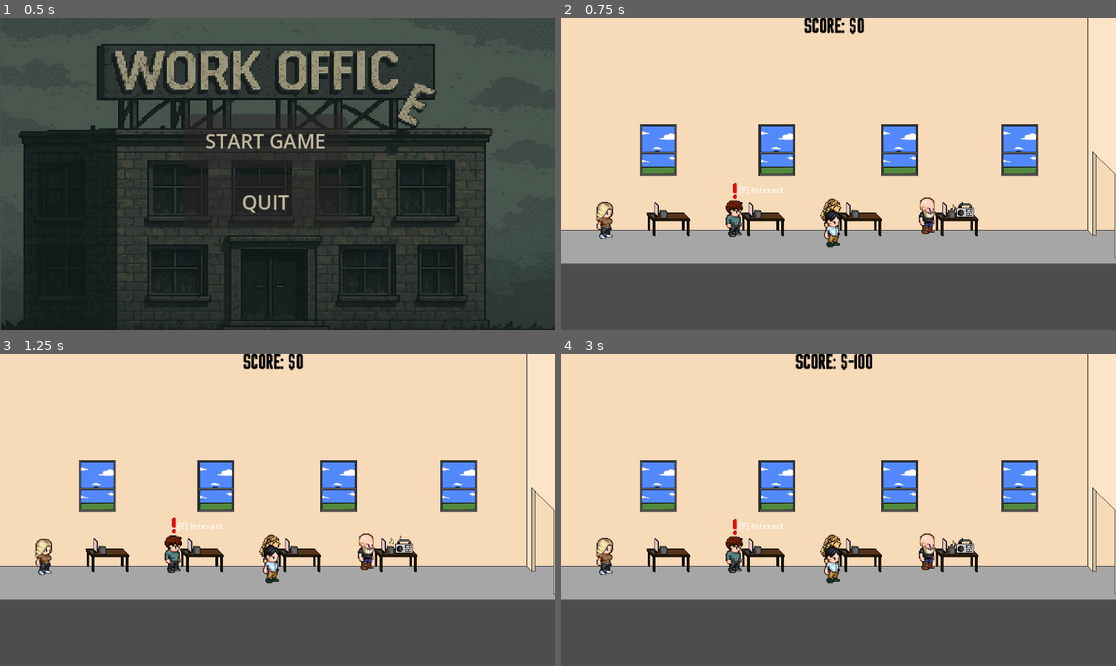
Above: before the commit, frames 1-4 (two rows, left to right).
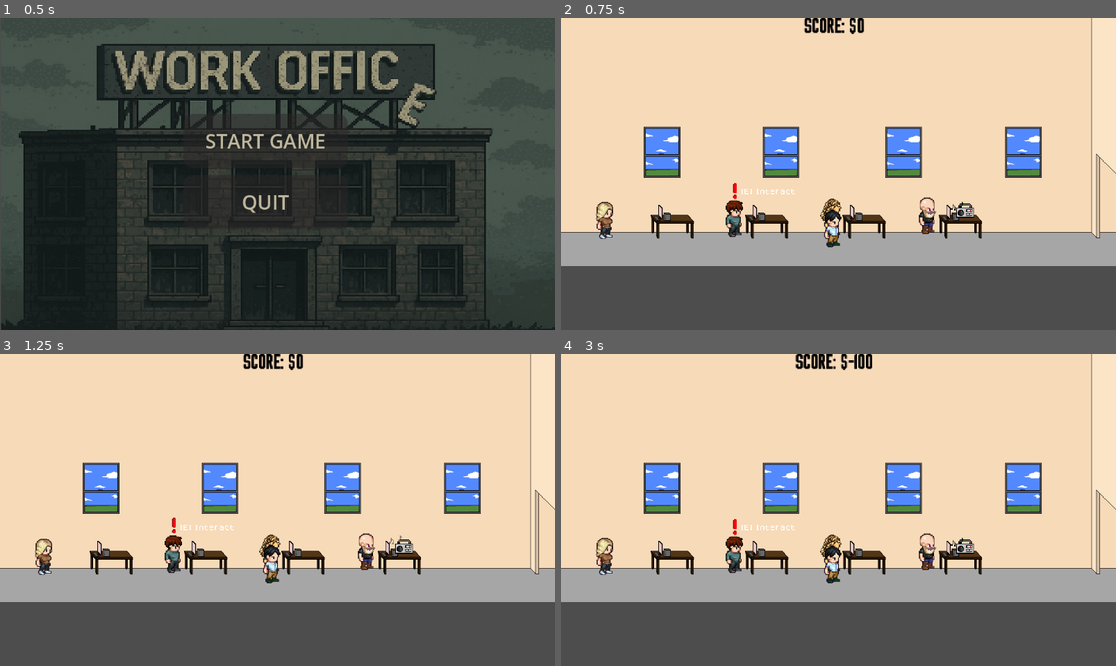
Above: after the commit, the same moments.

Repository: dmm04/Capstone-social-engineering-game-
Game: Godot game, scene res://Godot_Game_Files/main_menu.tscn
Two runs of this game, one before a commit and one after it. Both use one fixed random seed, a clock stepped at 60 frames per second and the inputs below. Sound files missing from this copy of the repository are replaced by a short silence.
Inputs (mouse positions are in pixels of both pictures, inside the frame that each line leads up to):
- Up to frame 1 (0.5 s): no input
- Up to frame 2 (0.75 s): click "START GAME" at 0.5 s
- Up to frame 3 (1.25 s): no input
- Up to frame 4 (3 s): tap Enter (ui_accept) at 1.25, 1.52 s; move the mouse to (960, 494) at 1.27 s; hold Right (ui_right) 1.28-2 s; tap E (interact) at 1.35 s; click (960, 494) at 1.42 s; click (694, 538) at 2 s; click "WRONG! Never trust an email a…" at 2.75 s

Frame 1 is identical in both runs. In frame 2, 6.9% of the frame differs, in the area x 0-100%, y 0-80%; in frame 3, 6.9%; in frame 4, 6.9%.

Commit message:
tried and failed to get stuff working.

Diff:
--- a/capstone/Godot_Game_Files/Assets/Buttons/!alert.gd
+++ b/capstone/Godot_Game_Files/Assets/Buttons/!alert.gd
@@ -6,25 +6,25 @@
 var player_in_area := false
 
 func _ready():
-	# Start the popup animation
-	sprite.play("float")
-	$AlertLabel.visible = false
+    # Start the popup animation
+    sprite.play("float")
+    $AlertLabel.visible = false
 
 
 # Must include delta parameter to match parent signature
 func _process(delta: float) -> void:
-	# Only check for interact press if player is in the area
-	if player_in_area and Input.is_action_just_pressed("interact"):
-		open_puzzle_scene()
+    # Only check for interact press if player is in the area
+    if player_in_area and Input.is_action_just_pressed("interact"):
+        open_puzzle_scene()
 
 func _on_body_entered(body):
-		player_in_area = true
-		message_label.visible = true
-		print("Body Entered")
+        player_in_area = true
+        message_label.visible = true
+        print("Body Entered")
 
 func _on_body_exited(body):
-		player_in_area = false
-		message_label.visible = false
+        player_in_area = false
+        message_label.visible = false
 
 func open_puzzle_scene():
-	get_tree().change_scene_to_file("res://Godot_Game_Files/Puzzles/emails/phising emails/phising_email.tscn")
+    get_tree().change_scene_to_file("res://Godot_Game_Files/Puzzles/emails/phising emails/phising_email.tscn")
--- a/capstone/Godot_Game_Files/Assets/Buttons/!alert.tscn
+++ b/capstone/Godot_Game_Files/Assets/Buttons/!alert.tscn
@@ -2,12 +2,7 @@
 
 [ext_resource type="Texture2D" uid="uid://5uxvwx0uubex" path="res://Godot_Game_Files/Assets/Buttons/AlertIcon.png" id="1_8hu5k"]
 [ext_resource type="Script" uid="uid://cnypm7dlt5b66" path="res://Godot_Game_Files/Assets/Buttons/!alert.gd" id="1_aovb1"]
-
-[sub_resource type="SystemFont" id="SystemFont_aovb1"]
-font_weight = 350
-subpixel_positioning = 0
-msdf_pixel_range = 14
-msdf_size = 45
+[ext_resource type="FontFile" uid="uid://b34psro2563xl" path="res://Godot_Game_Files/Assets/Fonts/dogicapixel.otf" id="2_7c81x"]
 
 [sub_resource type="AtlasTexture" id="AtlasTexture_tj4ug"]
 atlas = ExtResource("1_8hu5k")
@@ -95,19 +90,19 @@
 [sub_resource type="GDScript" id="GDScript_tj4ug"]
 
 [sub_resource type="RectangleShape2D" id="RectangleShape2D_yhow6"]
-size = Vector2(54, 67)
+size = Vector2(56, 67)
 
 [node name="Area2D" type="Area2D"]
 script = ExtResource("1_aovb1")
 
 [node name="AlertLabel" type="Label" parent="."]
 visible = false
-offset_left = 4.0
-offset_top = -10.0
-offset_right = 64.0
-offset_bottom = 7.0
-theme_override_fonts/font = SubResource("SystemFont_aovb1")
-theme_override_font_sizes/font_size = 11
+offset_left = 7.0
+offset_top = -4.0
+offset_right = 77.0
+offset_bottom = 8.0
+theme_override_fonts/font = ExtResource("2_7c81x")
+theme_override_font_sizes/font_size = 8
 text = "[E] Interact"
 
 [node name="AnimatedSprite2D" type="AnimatedSprite2D" parent="."]
@@ -117,5 +112,6 @@
 script = SubResource("GDScript_tj4ug")
 
 [node name="CollisionShape2D" type="CollisionShape2D" parent="."]
-position = Vector2(5, 41.5)
+visibility_layer = 2
+position = Vector2(0, 41.5)
 shape = SubResource("RectangleShape2D_yhow6")
--- /dev/null
+++ b/capstone/Godot_Game_Files/Assets/Buttons/alter2.tscn
@@ -0,0 +1,113 @@
+[gd_scene load_steps=16 format=3 uid="uid://chyoixyqe0874"]
+
+[ext_resource type="Script" uid="uid://v8c3y166rcrh" path="res://Godot_Game_Files/Assets/Buttons/alter_2.gd" id="1_8ev3w"]
+[ext_resource type="Texture2D" uid="uid://5uxvwx0uubex" path="res://Godot_Game_Files/Assets/Buttons/AlertIcon.png" id="2_2f42q"]
+[ext_resource type="FontFile" uid="uid://b34psro2563xl" path="res://Godot_Game_Files/Assets/Fonts/dogicapixel.otf" id="2_64gj6"]
+
+[sub_resource type="AtlasTexture" id="AtlasTexture_tj4ug"]
+atlas = ExtResource("2_2f42q")
+region = Rect2(128, 0, 32, 32)
+
+[sub_resource type="AtlasTexture" id="AtlasTexture_7c81x"]
+atlas = ExtResource("2_2f42q")
+region = Rect2(160, 0, 32, 32)
+
+[sub_resource type="AtlasTexture" id="AtlasTexture_c4y5v"]
+atlas = ExtResource("2_2f42q")
+region = Rect2(192, 0, 32, 32)
+
+[sub_resource type="AtlasTexture" id="AtlasTexture_8taj6"]
+atlas = ExtResource("2_2f42q")
+region = Rect2(224, 0, 32, 32)
+
+[sub_resource type="AtlasTexture" id="AtlasTexture_ypjit"]
+atlas = ExtResource("2_2f42q")
+region = Rect2(256, 0, 32, 32)
+
+[sub_resource type="AtlasTexture" id="AtlasTexture_eyky1"]
+atlas = ExtResource("2_2f42q")
+region = Rect2(0, 0, 32, 32)
+
+[sub_resource type="AtlasTexture" id="AtlasTexture_40nt5"]
+atlas = ExtResource("2_2f42q")
+region = Rect2(32, 0, 32, 32)
+
+[sub_resource type="AtlasTexture" id="AtlasTexture_tj5eq"]
+atlas = ExtResource("2_2f42q")
+region = Rect2(64, 0, 32, 32)
+
+[sub_resource type="AtlasTexture" id="AtlasTexture_5qbb8"]
+atlas = ExtResource("2_2f42q")
+region = Rect2(96, 0, 32, 32)
+
+[sub_resource type="AtlasTexture" id="AtlasTexture_24vtm"]
+atlas = ExtResource("2_2f42q")
+region = Rect2(128, 0, 32, 32)
+
+[sub_resource type="SpriteFrames" id="SpriteFrames_fjcxa"]
+animations = [{
+"frames": [{
+"duration": 1.0,
+"texture": SubResource("AtlasTexture_tj4ug")
+}, {
+"duration": 1.0,
+"texture": SubResource("AtlasTexture_7c81x")
+}, {
+"duration": 1.0,
+"texture": SubResource("AtlasTexture_c4y5v")
+}, {
+"duration": 1.0,
+"texture": SubResource("AtlasTexture_8taj6")
+}, {
+"duration": 1.0,
+"texture": SubResource("AtlasTexture_ypjit")
+}],
+"loop": true,
+"name": &"float",
+"speed": 4.0
+}, {
+"frames": [{
+"duration": 1.0,
+"texture": SubResource("AtlasTexture_eyky1")
+}, {
+"duration": 1.0,
+"texture": SubResource("AtlasTexture_40nt5")
+}, {
+"duration": 1.0,
+"texture": SubResource("AtlasTexture_tj5eq")
+}, {
+"duration": 1.0,
+"texture": SubResource("AtlasTexture_5qbb8")
+}, {
+"duration": 1.0,
+"texture": SubResource("AtlasTexture_24vtm")
+}],
+"loop": true,
+"name": &"pop",
+"speed": 10.0
+}]
+
+[sub_resource type="RectangleShape2D" id="RectangleShape2D_yhow6"]
+size = Vector2(111, 67)
+
+[node name="Area2D" type="Area2D"]
+script = ExtResource("1_8ev3w")
+
+[node name="AlertLabel" type="Label" parent="."]
+offset_left = 7.0
+offset_top = -5.0
+offset_right = 77.0
+offset_bottom = 12.0
+theme_override_fonts/font = ExtResource("2_64gj6")
+theme_override_font_sizes/font_size = 8
+text = "[E] Continue"
+
+[node name="AnimatedSprite2D" type="AnimatedSprite2D" parent="."]
+sprite_frames = SubResource("SpriteFrames_fjcxa")
+animation = &"float"
+frame_progress = 0.194332
+
+[node name="CollisionShape2D" type="CollisionShape2D" parent="."]
+visibility_layer = 2
+position = Vector2(-106.5, 41.5)
+shape = SubResource("RectangleShape2D_yhow6")
--- /dev/null
+++ b/capstone/Godot_Game_Files/Assets/Buttons/alter_2.gd
@@ -0,0 +1,28 @@
+extends Area2D
+
+@onready var sprite = $AnimatedSprite2D
+
+var player_in_area = false
+
+func _ready():
+	# Start the popup animation
+	sprite.play("float")
+	$AlertLabel.visible = false
+
+# Must include delta parameter to match parent signature
+func _process(delta: float) -> void:
+	# Only check for interact press if player is in the area
+	if player_in_area and Input.is_action_just_pressed("interact"):
+		open_puzzle_scene()
+
+func _on_body_entered(body):
+		player_in_area = true
+		$AlertLabel.visible = true
+		print("Body Entered")
+
+func _on_body_exited(body):
+		player_in_area = false
+		$AlertLabel.visible = false
+
+func open_puzzle_scene():
+	get_tree().change_scene_to_file("res://Godot_Game_Files/Puzzles/emails/phising emails/phising_email.tscn")
--- a/capstone/Godot_Game_Files/Assets/Characters/Player.gd
+++ b/capstone/Godot_Game_Files/Assets/Characters/Player.gd
@@ -0,0 +1,2 @@
+extends Node2D
+pass
--- a/capstone/Godot_Game_Files/Assets/Characters/Player.tscn
+++ b/capstone/Godot_Game_Files/Assets/Characters/Player.tscn
@@ -128,6 +128,8 @@
 script = ExtResource("1_0psd1")
 
 [node name="Camera2D" type="Camera2D" parent="CharacterBody2D"]
+visible = false
+visibility_layer = 2
 position = Vector2(8, -65)
 zoom = Vector2(1.615, 1.615)
 
@@ -135,6 +137,6 @@
 sprite_frames = SubResource("SpriteFrames_c6w2u")
 animation = &"Idle"
 
-[node name="CollisionShape2D" type="CollisionShape2D" parent="CharacterBody2D"]
+[node name="playercollision" type="CollisionShape2D" parent="CharacterBody2D"]
 position = Vector2(0, 22)
 shape = SubResource("CircleShape2D_8t6xr")
--- a/capstone/Godot_Game_Files/Assets/Characters/node_2d.tscn
+++ b/capstone/Godot_Game_Files/Assets/Characters/node_2d.tscn
@@ -1,6 +1,6 @@
 [gd_scene load_steps=6 format=3 uid="uid://cslssty13vqwr"]
 
-[ext_resource type="Script" uid="uid://qahgc2gwwllj" path="res://Godot_Game_Files/Assets/Characters/character_body_2d (2).gd" id="1_f1vmb"]
+[ext_resource type="Script" uid="uid://bpognu288fpnf" path="res://Godot_Game_Files/Assets/Characters/npc_idle.gd" id="1_f1vmb"]
 [ext_resource type="Texture2D" uid="uid://ccxds4e0q4q06" path="res://Godot_Game_Files/Assets/Characters/Worker-Emily.png" id="2_mihwq"]
 
 [sub_resource type="AtlasTexture" id="AtlasTexture_l7b8k"]
@@ -26,10 +26,8 @@
 }]
 
 [node name="NPC4" type="Node2D"]
-
-[node name="CharacterBody2D" type="CharacterBody2D" parent="."]
 script = ExtResource("1_f1vmb")
 
-[node name="AnimatedSprite2D" type="AnimatedSprite2D" parent="CharacterBody2D"]
+[node name="AnimatedSprite2D" type="AnimatedSprite2D" parent="."]
 sprite_frames = SubResource("SpriteFrames_76da8")
 animation = &"Idle"
--- a/capstone/Godot_Game_Files/Assets/Characters/npc_1.tscn
+++ b/capstone/Godot_Game_Files/Assets/Characters/npc_1.tscn
@@ -26,10 +26,8 @@
 }]
 
 [node name="NPC1" type="Node2D"]
-
-[node name="NPC Idle" type="CharacterBody2D" parent="."]
 script = ExtResource("1_1h3g3")
 
-[node name="AnimatedSprite2D" type="AnimatedSprite2D" parent="NPC Idle"]
+[node name="AnimatedSprite2D" type="AnimatedSprite2D" parent="."]
 sprite_frames = SubResource("SpriteFrames_hkx1b")
 animation = &"Idle"
--- a/capstone/Godot_Game_Files/Assets/Characters/npc_2.tscn
+++ b/capstone/Godot_Game_Files/Assets/Characters/npc_2.tscn
@@ -26,11 +26,8 @@
 }]
 
 [node name="Player" type="Node2D"]
-
-[node name="CharacterBody2D" type="CharacterBody2D" parent="."]
-collision_layer = 0
 script = ExtResource("1_nee3v")
 
-[node name="AnimatedSprite2D" type="AnimatedSprite2D" parent="CharacterBody2D"]
+[node name="AnimatedSprite2D" type="AnimatedSprite2D" parent="."]
 sprite_frames = SubResource("SpriteFrames_d4n5k")
 animation = &"Idle"
--- a/capstone/Godot_Game_Files/Assets/Characters/npc_3.tscn
+++ b/capstone/Godot_Game_Files/Assets/Characters/npc_3.tscn
@@ -26,11 +26,9 @@
 }]
 
 [node name="npc_3" type="Node2D"]
-
-[node name="CharacterBody2D" type="CharacterBody2D" parent="."]
 script = ExtResource("1_s5mj8")
 
-[node name="AnimatedSprite2D" type="AnimatedSprite2D" parent="CharacterBody2D"]
+[node name="AnimatedSprite2D" type="AnimatedSprite2D" parent="."]
 position = Vector2(3, 3)
 sprite_frames = SubResource("SpriteFrames_bs8cr")
 animation = &"Idle"
--- a/capstone/Godot_Game_Files/Assets/Characters/npc_boss.tscn
+++ b/capstone/Godot_Game_Files/Assets/Characters/npc_boss.tscn
@@ -1,6 +1,6 @@
 [gd_scene load_steps=6 format=3 uid="uid://nnlmyeh6m0oq"]
 
-[ext_resource type="Script" uid="uid://blbxsl3lugbfr" path="res://Godot_Game_Files/Assets/Characters/boss_character.gd" id="1_0ykxa"]
+[ext_resource type="Script" uid="uid://bpognu288fpnf" path="res://Godot_Game_Files/Assets/Characters/npc_idle.gd" id="1_0ykxa"]
 [ext_resource type="Texture2D" uid="uid://djd7vx6arbfkv" path="res://Godot_Game_Files/Assets/Characters/boss.png" id="1_cw1y4"]
 
 [sub_resource type="AtlasTexture" id="AtlasTexture_0ykxa"]
@@ -26,10 +26,8 @@
 }]
 
 [node name="NPC BOSS" type="Node2D"]
-
-[node name="Boss Character" type="CharacterBody2D" parent="."]
 script = ExtResource("1_0ykxa")
 
-[node name="AnimatedSprite2D" type="AnimatedSprite2D" parent="Boss Character"]
+[node name="AnimatedSprite2D" type="AnimatedSprite2D" parent="."]
 sprite_frames = SubResource("SpriteFrames_n6s87")
 animation = &"Idle"
--- a/capstone/Godot_Game_Files/Assets/Characters/npc_idle.gd
+++ b/capstone/Godot_Game_Files/Assets/Characters/npc_idle.gd
@@ -1,4 +1,4 @@
-extends CharacterBody2D
+extends Node2D
 
 @onready var anim_sprite: AnimatedSprite2D = $AnimatedSprite2D
 
--- a/capstone/Godot_Game_Files/Assets/Music_Sounds/Radio.tscn
+++ b/capstone/Godot_Game_Files/Assets/Music_Sounds/Radio.tscn
@@ -23,22 +23,15 @@
 	preload(\"res://Godot_Game_Files/Assets/Music_Sounds/song5.mp3\"),
 	preload(\"res://Godot_Game_Files/Assets/Music_Sounds/song7.mp3\")
 ]
-var num = [1,2,3,4,5,6,7]
-var current_index = num.pick_random()
+
+var current_index = randi() % songs.size()
 var is_on = true
 var player_near = false
-
-# --- Bop timer ---
-var bop_timer = 0.0
 
 func _ready():
 	randomize()
 	play_song(current_index)
 	player_audio.finished.connect(_on_song_finished)
-
-	# Area2D signals
-	area.body_entered.connect(_on_body_entered)
-	area.body_exited.connect(_on_body_exited)
 
 func play_song(index: int):
 	if is_on:
@@ -48,37 +41,6 @@
 func _on_song_finished():
 	current_index = randi() % songs.size()
 	play_song(current_index)
-
-# --- Input handling ---
-func _input(event):
-	if player_near and event.is_pressed():
-		if event.is_action_pressed(\"radio_skip\"):
-			skip_song()
-		elif event.is_action_pressed(\"radio_toggle\"):
-			toggle_radio()
-
-func skip_song():
-	if is_on:
-		current_index = randi() % songs.size()
-		play_song(current_index)
-
-func toggle_radio():
-	is_on = !is_on
-	if is_on:
-		play_song(current_index)
-	else:
-		player_audio.stop()
-
-# --- Area2D proximity ---
-func _on_body_entered(body):
-	if body.name == \"Player\":  # replace with your player node name
-		player_near = true
-		label.visible = true
-
-func _on_body_exited(body):
-	if body.name == \"Player\":
-		player_near = false
-		label.visible = false
 "
 
 [sub_resource type="RectangleShape2D" id="RectangleShape2D_j3bdh"]
--- /dev/null
+++ b/capstone/Godot_Game_Files/chat_bubble.gd
@@ -0,0 +1 @@
+extends Sprite2D
--- /dev/null
+++ b/capstone/Godot_Game_Files/event_tree.gd
@@ -0,0 +1 @@
+extends Node
--- a/capstone/Godot_Game_Files/game.tscn
+++ b/capstone/Godot_Game_Files/game.tscn
@@ -1,16 +1,21 @@
-[gd_scene load_steps=15 format=3 uid="uid://b5cb8hi831nnt"]
+[gd_scene load_steps=20 format=3 uid="uid://b5cb8hi831nnt"]
 
+[ext_resource type="Script" uid="uid://by34sk16ycs2r" path="res://Godot_Game_Files/event_tree.gd" id="1_eqekq"]
 [ext_resource type="PackedScene" uid="uid://bnpveoij6ge22" path="res://Godot_Game_Files/Assets/Characters/Player.tscn" id="1_l7whm"]
+[ext_resource type="PackedScene" uid="uid://chyoixyqe0874" path="res://Godot_Game_Files/Assets/Buttons/alter2.tscn" id="2_7nhs0"]
 [ext_resource type="Texture2D" uid="uid://dsuhcbcpm4ryw" path="res://Godot_Game_Files/Assets/Characters/office background.png" id="2_60j76"]
 [ext_resource type="PackedScene" uid="uid://nnlmyeh6m0oq" path="res://Godot_Game_Files/Assets/Characters/npc_boss.tscn" id="3_2s8f0"]
 [ext_resource type="FontFile" uid="uid://spynjnwq75ou" path="res://Godot_Game_Files/Assets/Fonts/Tokyo.ttf" id="3_prroa"]
 [ext_resource type="PackedScene" uid="uid://c2d6ehiuccdsh" path="res://Godot_Game_Files/Assets/Characters/npc_1.tscn" id="4_1og58"]
 [ext_resource type="PackedScene" uid="uid://r1agwgfqfbg4" path="res://Godot_Game_Files/Assets/Music_Sounds/Radio.tscn" id="5_60j76"]
 [ext_resource type="PackedScene" uid="uid://c78uxvq3ytj03" path="res://Godot_Game_Files/Assets/Characters/npc_2.tscn" id="6_w2jga"]
+[ext_resource type="Texture2D" uid="uid://dmt205xpr5cs" path="res://Godot_Game_Files/Assets/Fonts/chatbubble.png" id="7_gy2er"]
 [ext_resource type="PackedScene" uid="uid://bgjesj5di2ixk" path="res://Godot_Game_Files/Assets/Characters/npc_3.tscn" id="7_woipg"]
 [ext_resource type="PackedScene" uid="uid://cslssty13vqwr" path="res://Godot_Game_Files/Assets/Characters/node_2d.tscn" id="8_prroa"]
 [ext_resource type="Script" uid="uid://ntcob37ojm7b" path="res://Godot_Game_Files/score.gd" id="9_2npts"]
 [ext_resource type="PackedScene" uid="uid://dvcynifnfhk4c" path="res://Godot_Game_Files/Assets/Buttons/!alert.tscn" id="9_woipg"]
+[ext_resource type="FontFile" uid="uid://b34psro2563xl" path="res://Godot_Game_Files/Assets/Fonts/dogicapixel.otf" id="14_1jyk3"]
+[ext_resource type="Script" uid="uid://b14l2wwp0qdu3" path="res://Godot_Game_Files/Assets/Characters/player.gd" id="14_eqekq"]
 
 [sub_resource type="GDScript" id="GDScript_woipg"]
 script/source = "extends Node
@@ -25,6 +30,35 @@
 
 [node name="Game" type="Node2D"]
 script = SubResource("GDScript_woipg")
+
+[node name="Event_Tree" type="Node" parent="."]
+script = ExtResource("1_eqekq")
+
+[node name="Area2D" parent="Event_Tree" instance=ExtResource("2_7nhs0")]
+position = Vector2(813.11365, 371.2301)
+scale = Vector2(1.0454545, 0.9541826)
+
+[node name="Label" type="Label" parent="Event_Tree"]
+z_index = 2
+offset_left = 650.0
+offset_top = 296.0
+offset_right = 802.0
+offset_bottom = 429.23004
+theme_override_colors/font_color = Color(0, 0, 0, 1)
+theme_override_fonts/font = ExtResource("14_1jyk3")
+theme_override_font_sizes/font_size = 8
+text = "WELCOME! Your job here is simple. Make sure no one does anything.
+
+The more disastors your prevent, the more money I... I mean we make!"
+autowrap_mode = 2
+
+[node name="Chatbubble" type="Sprite2D" parent="Event_Tree"]
+position = Vector2(721.68085, 337.5)
+scale = Vector2(3.638297, 3.366666)
+texture = ExtResource("7_gy2er")
+
+[node name="Alert" parent="." instance=ExtResource("9_woipg")]
+position = Vector2(110, 372)
 
 [node name="NPC\'s" type="Node" parent="."]
 
@@ -46,8 +80,8 @@
 [node name="Background" type="Node" parent="."]
 
 [node name="OfficeBackground" type="Sprite2D" parent="Background"]
-z_index = -2
-position = Vector2(381, 286)
+z_index = -1
+position = Vector2(386, 289)
 scale = Vector2(0.635231, 0.635231)
 texture = ExtResource("2_60j76")
 
@@ -66,9 +100,13 @@
 position = Vector2(434, 97)
 shape = SubResource("SegmentShape2D_l7whm")
 
+[node name="Radio" parent="Background" instance=ExtResource("5_60j76")]
+position = Vector2(405, 396)
+
 [node name="Player" parent="." instance=ExtResource("1_l7whm")]
 z_index = 5
 position = Vector2(235, 399)
+script = ExtResource("14_eqekq")
 
 [node name="score" type="Label" parent="Player"]
 z_index = 7
@@ -83,11 +121,7 @@
 horizontal_alignment = 1
 script = ExtResource("9_2npts")
 
-[node name="Radio" parent="." instance=ExtResource("5_60j76")]
-position = Vector2(405, 396)
-
-[node name="Alert" parent="." instance=ExtResource("9_woipg")]
-position = Vector2(110, 372)
-
+[connection signal="body_entered" from="Event_Tree/Area2D" to="Event_Tree/Area2D" method="_on_body_entered"]
+[connection signal="body_exited" from="Event_Tree/Area2D" to="Event_Tree/Area2D" method="_on_body_exited"]
 [connection signal="body_entered" from="Alert" to="Alert" method="_on_body_entered"]
 [connection signal="body_exited" from="Alert" to="Alert" method="_on_body_exited"]
--- /dev/null
+++ b/capstone/Godot_Game_Files/label.gd
@@ -0,0 +1,2 @@
+extends Label
+$Label.rect_scale = Vector2(0.5, 0.5)  # Shrinks the label to 50%
--- a/capstone/canvas_layer.gd
+++ /dev/null
@@ -1,2 +0,0 @@
-extends CanvasLayer
-get_tree().current_scene.get_node("UI").add_child(puzzle_scene)
Not shown, added: capstone/Godot_Game_Files/Assets/Buttons/alter_2.gd.uid
Not shown, changed: capstone/Godot_Game_Files/Assets/Characters/Player.gd.uid
Binary file added: capstone/Godot_Game_Files/Assets/Fonts/EtBt6001-JO47.ttf
Not shown, added: capstone/Godot_Game_Files/Assets/Fonts/EtBt6001-JO47.ttf.import
Binary file added: capstone/Godot_Game_Files/Assets/Fonts/chatbubble.png
Not shown, added: capstone/Godot_Game_Files/Assets/Fonts/chatbubble.png.import
Binary file added: capstone/Godot_Game_Files/Assets/Fonts/dogicapixel.otf
Not shown, added: capstone/Godot_Game_Files/Assets/Fonts/dogicapixel.otf.import
Not shown, added: capstone/Godot_Game_Files/chat_bubble.gd.uid
Not shown, added: capstone/Godot_Game_Files/event_tree.gd.uid
Not shown, added: capstone/Godot_Game_Files/label.gd.uid
Not shown, removed: capstone/canvas_layer.gd.uid
